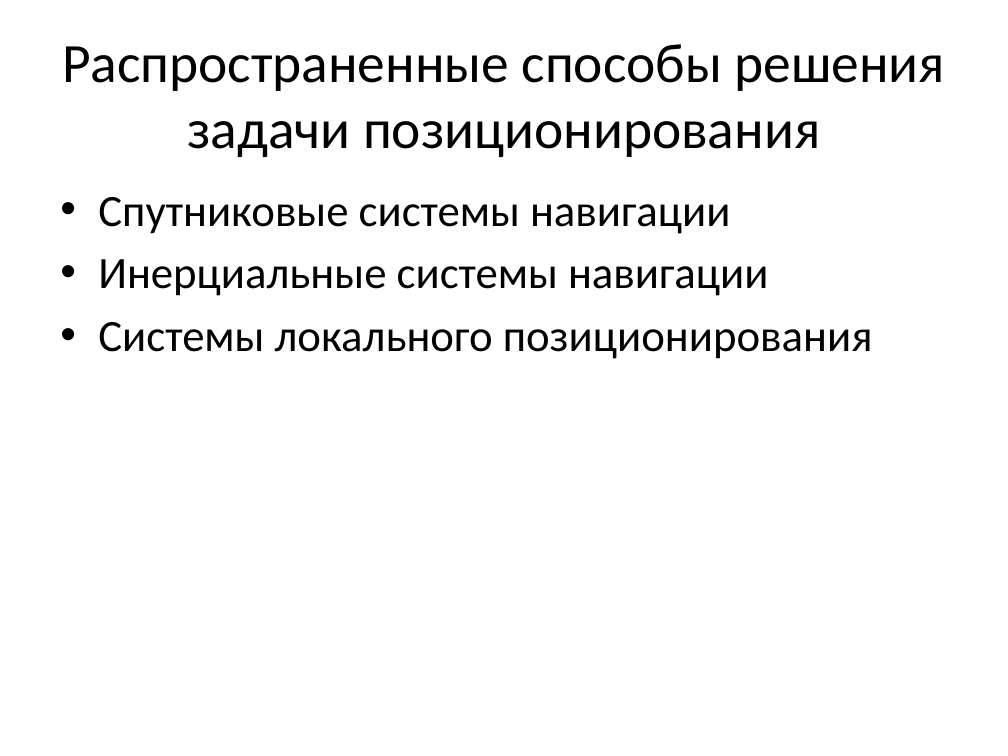
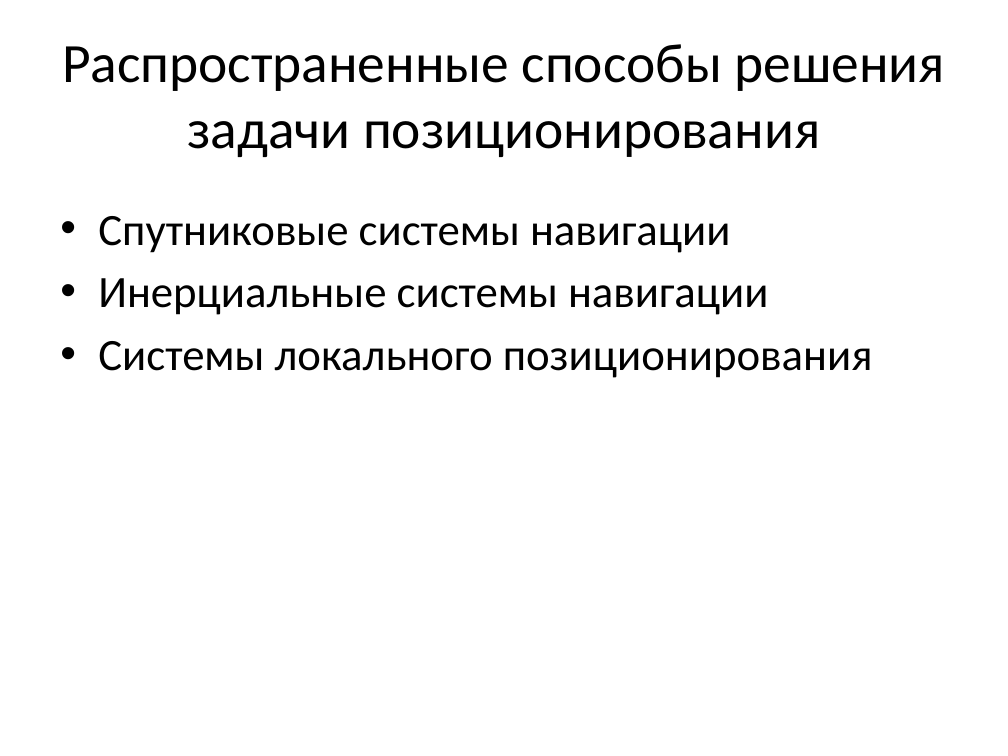
Before and after one commit to pkuderov/gyrocam, a slide deck: slide 2 of presentation.pptx. Drawn at 1008x756 pixels with LibreOffice and Linux fonts; fonts in the diff are those of the drawing. Boxes give left, top, right and bottom in pixels: in the first picture for what was removed or moved away, otherwise in the second. Text is boxed around its words. In the diff, an @@ line names an element or a change of style, - is before the commit and + after.

```diff
--- a/presentation.pptx
+++ b/presentation.pptx
@@ text "Спутниковые системы навигации": place and size @@
-text "Спутниковые системы навигации" at bbox=[98, 197, 873, 359]
+text "Спутниковые системы навигации" at bbox=[98, 216, 873, 378]
```
Also in this commit, not shown: 8 other slides changed, 1 other file.
